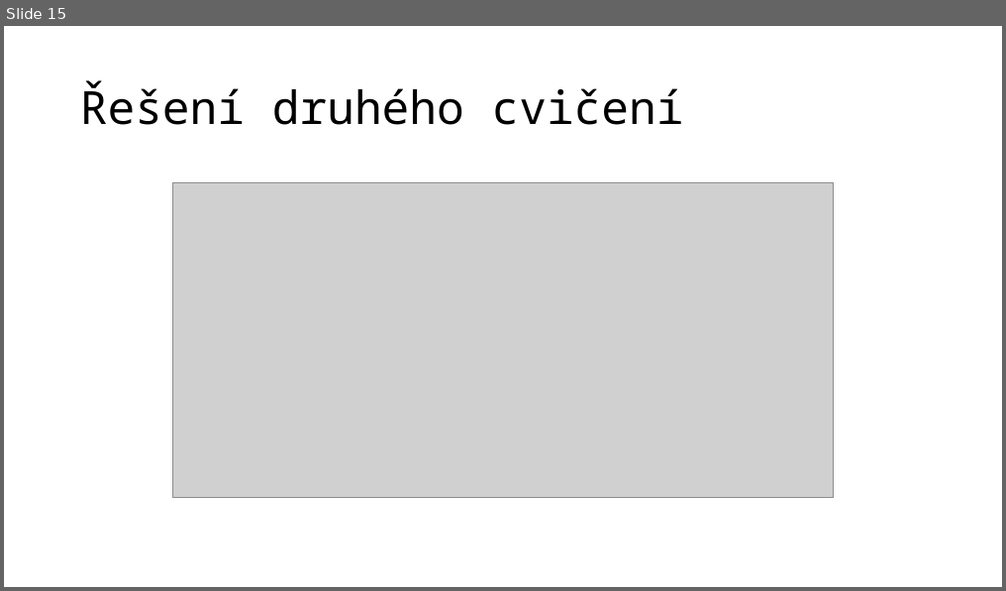
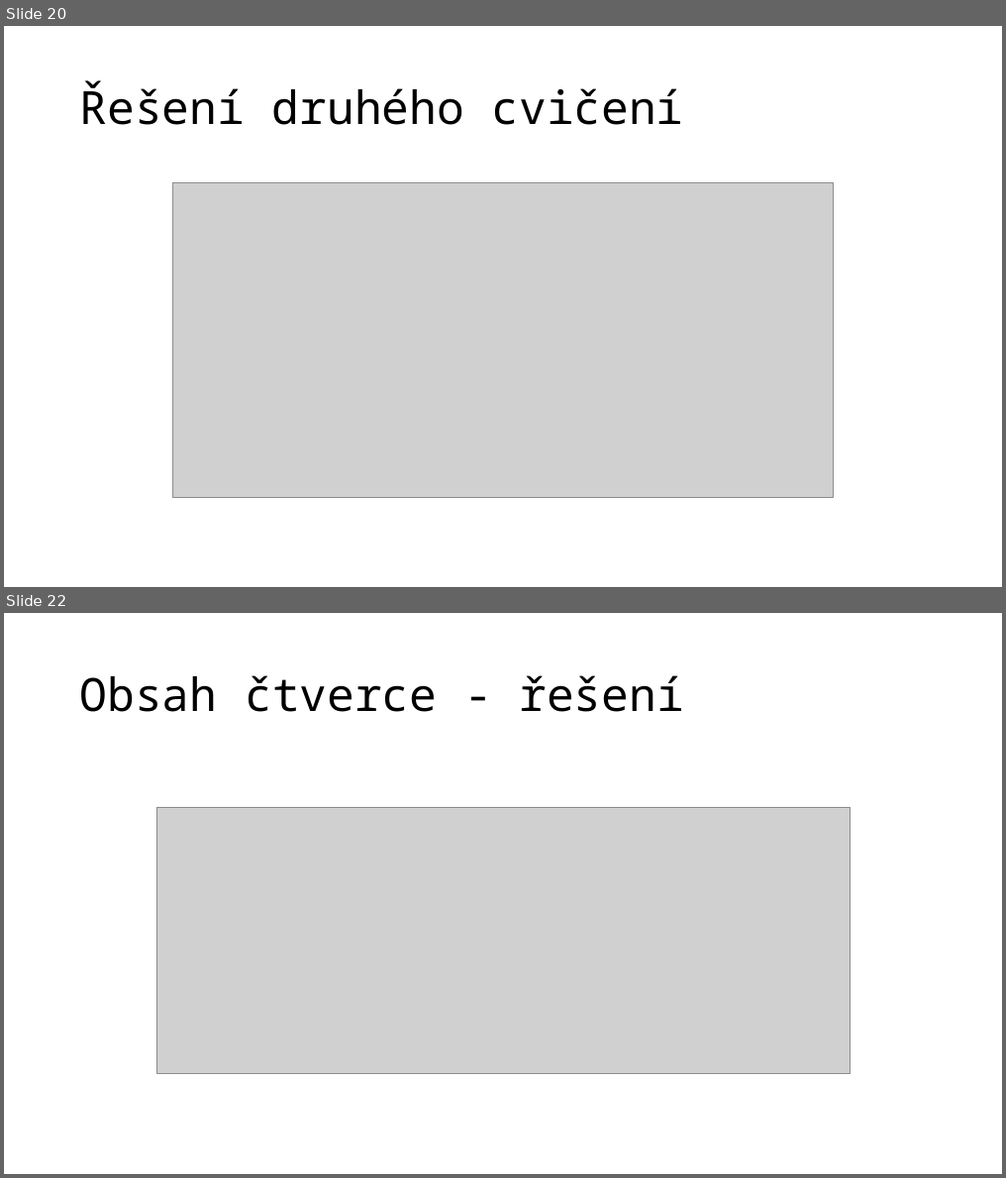
Before and after one commit to jaywor1/scratch, a slide deck: Blokové programování2.pptx. Shown one above the other, each under a label of ours: slide 15 before the commit, slides 20 and 22 after it; the slides between them are not shown. The pictures are 1006x591 and 1006x1178 pixels, drawn with LibreOffice and Linux fonts; fonts in the diff are those of the drawing; grey boxes stand for pictures. Boxes give left, top, right and bottom in pixels: in the first picture for what was removed or moved away, otherwise in the second. Text is boxed around its words. In the diff, an @@ line names an element or a change of style, - is before the commit and + after.

```diff
--- a/Blokové programování2.pptx
+++ b/Blokové programování2.pptx
@@ slide 22 added at <box>4,613,1002,1174</box>, background #FFFFFF @@
@@ title added at <box>80,675,683,712</box>, 44 pt, text #000000 @@
+Obsah čtverce - řešení
@@ picture added at <box>156,808,849,1073</box> @@
@@ what was slide 15 is now slide 20 @@
```
Also in this commit, not shown: 22 other slides added, 3 slides removed.
